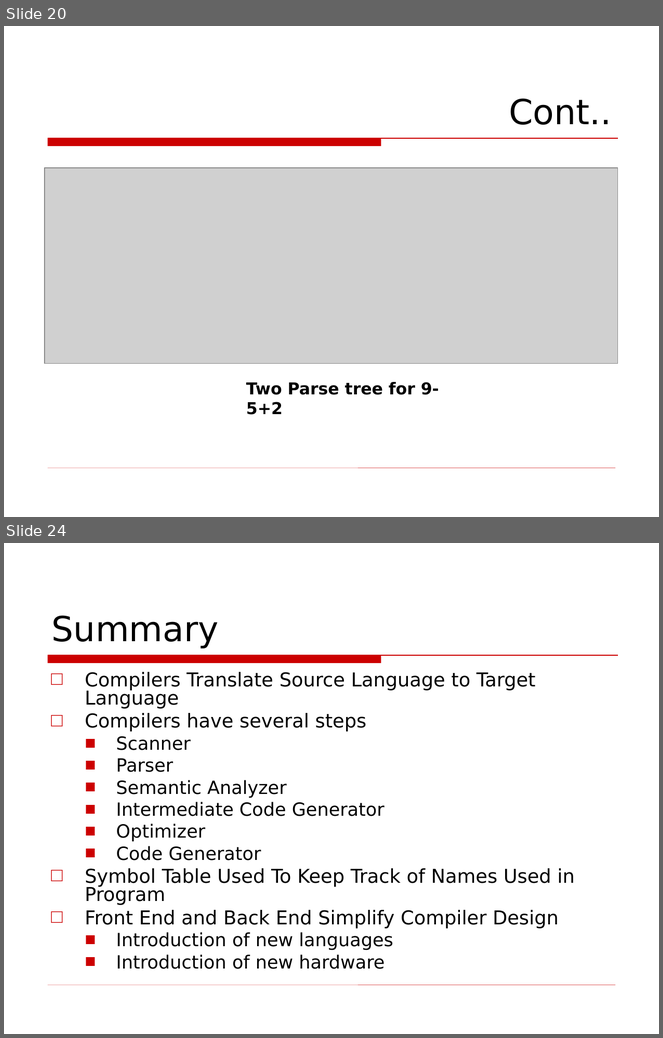
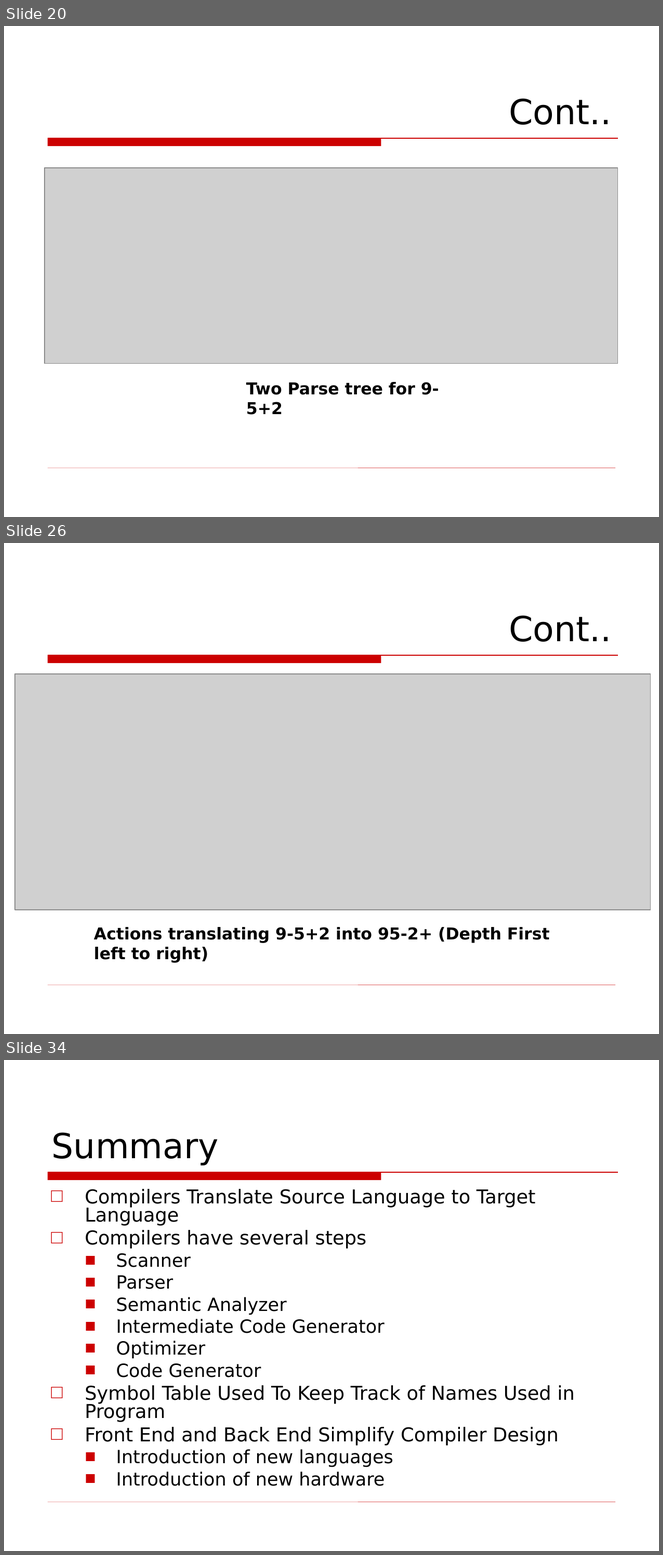
Before and after one commit to Fuuast-BSCS/Compiler-Construction, a slide deck: Compiler-02.ppt. Shown one above the other, each under a label of ours: slides 20 and 24 before the commit, slides 20, 26 and 34 after it; the slides between them are not shown. The pictures are 663x1038 and 663x1555 pixels, drawn with LibreOffice and Linux fonts; fonts in the diff are those of the drawing; grey boxes stand for pictures; background and template pictures are left out. Boxes give left, top, right and bottom in pixels: in the first picture for what was removed or moved away, otherwise in the second. Text is boxed around its words. In the diff, an @@ line names an element or a change of style, - is before the commit and + after.

```diff
--- a/Compiler-02.ppt
+++ b/Compiler-02.ppt
@@ slide 26 added at (4, 543, 659, 1034), background picture (left out); not listed: 2 template elements that a slide beside it also shows @@
@@ title added at (509, 615, 612, 642), 38 pt, text #000000 @@
+Cont..
@@ picture added at (15, 674, 651, 910) @@
@@ text added at (94, 927, 550, 963), 18 pt, text #000000, bold @@
+Actions translating 9-5+2 into 95-2+ (Depth First left to right)
@@ what was slide 24 is now slide 34 @@
```
Also in this commit, not shown: 2 slides changed, 12 other slides added, 3 slides removed.
